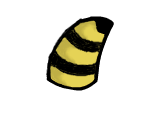
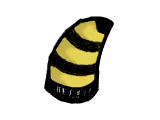
Layered file, before and after one edit (w=160, h=120). Changes by layer:
moved "torso-4.png" above "Layer" over [46, 70, 100, 91]
showed "Layer", moved it above "Layer #1", painted on it over [44, 70, 100, 104]
